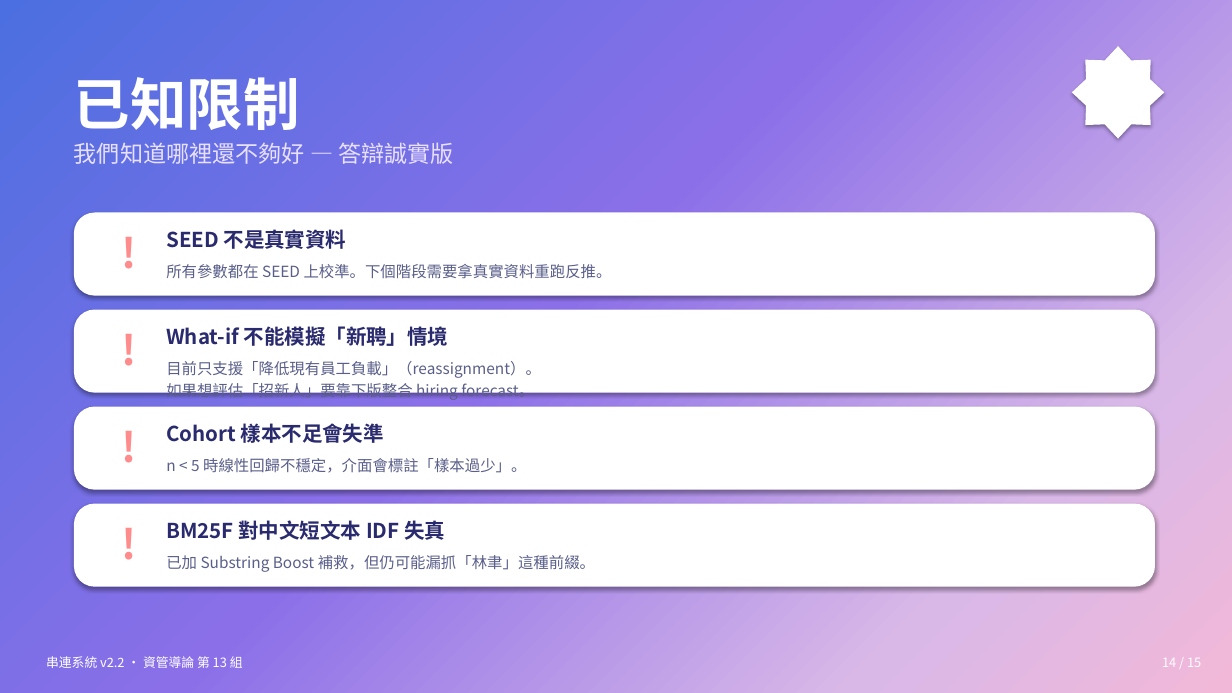
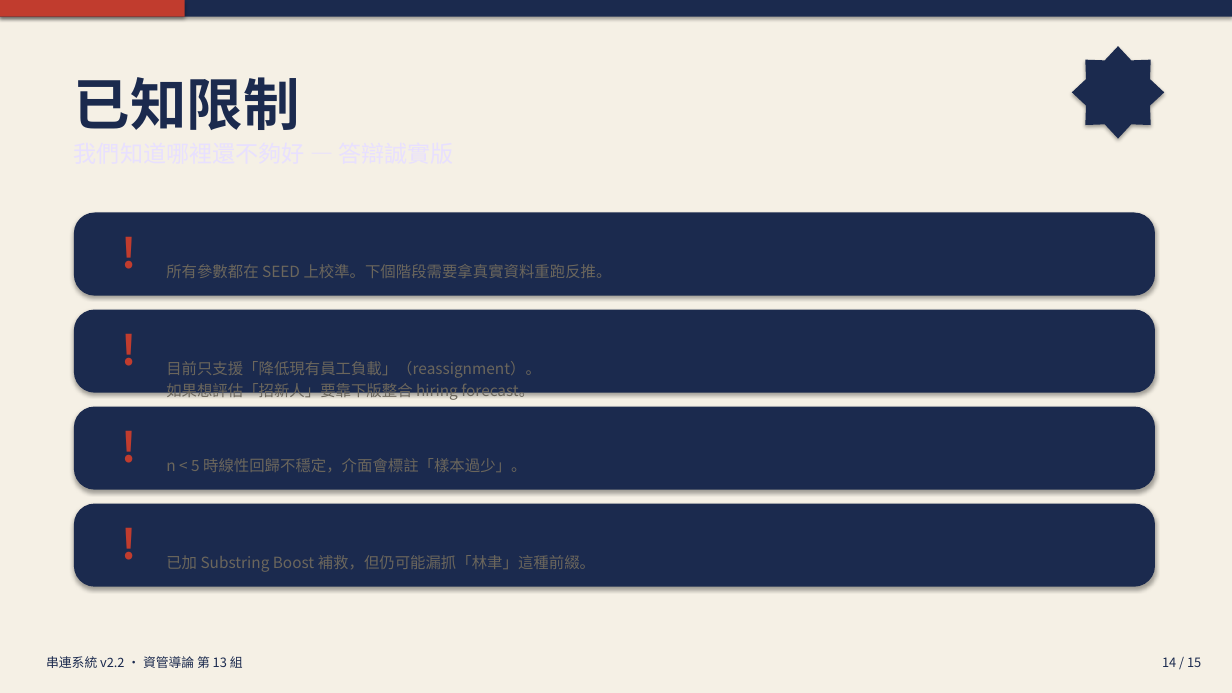
Before and after one commit to Peter2594/chuanlien-system-v2, a slide deck: slide 14 of docs/串連系統_簡報.pptx. Drawn at 1232x693 pixels with LibreOffice and Linux fonts; fonts in the diff are those of the drawing. Boxes give left, top, right and bottom in pixels: in the first picture for what was removed or moved away, otherwise in the second. Text is boxed around its words. In the diff, an @@ line names an element or a change of style, - is before the commit and + after.

```diff
--- a/docs/串連系統_簡報.pptx
+++ b/docs/串連系統_簡報.pptx
@@ rectangle at [0, 0, 1232, 693]: fill gradient #4B6FE0 to #8B6FE8 to #D9B8E8 to #F2B8D8 to #F5F0E5 @@
@@ rectangle added at [0, 0, 1232, 17], fill #1B2A4E @@
@@ rectangle added at [0, 0, 185, 17], fill #C13C2E @@
@@ text removed at [74, 142, 454, 164] @@
-我們知道哪裡還不夠好 — 答辯誠實版
@@ text removed at [166, 229, 347, 249] @@
-SEED 不是真實資料
@@ text removed at [166, 326, 449, 346] @@
-What-if 不能模擬「新聘」情境
@@ text removed at [166, 423, 384, 443] @@
-Cohort 樣本不足會失準
@@ fill #FFFFFF to #1B2A4E in 5 elements at [1072, 46, 1165, 139], [74, 213, 1155, 296], [74, 310, 1155, 393], [74, 407, 1155, 490], [74, 504, 1155, 587] @@
@@ text colour #FF8C8C to #C13C2E in 4 elements at [102, 217, 157, 282], [102, 314, 157, 379], [102, 411, 157, 476], [102, 508, 157, 573] @@
@@ text removed at [166, 520, 445, 540] @@
-BM25F 對中文短文本 IDF 失真
@@ text colour #5A5F8A to #6B665C in 4 elements at [166, 264, 612, 278], [166, 361, 541, 401], [166, 458, 526, 472], [166, 555, 595, 572] @@
@@ text colour #FFFFFF to #1B2A4E in 3 elements at [74, 77, 300, 130], [46, 656, 243, 668], [1162, 657, 1201, 667] @@
```
Also in this commit, not shown: 14 other slides changed, 1 other file.
